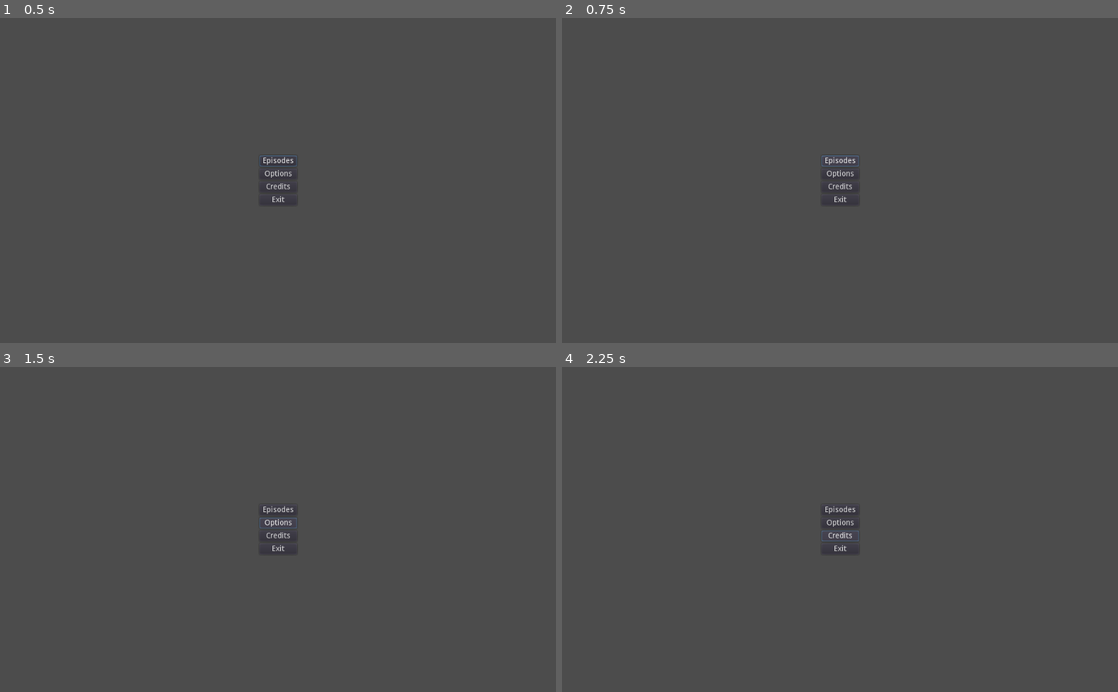
Above: before the commit, frames 1-4 (two rows, left to right).
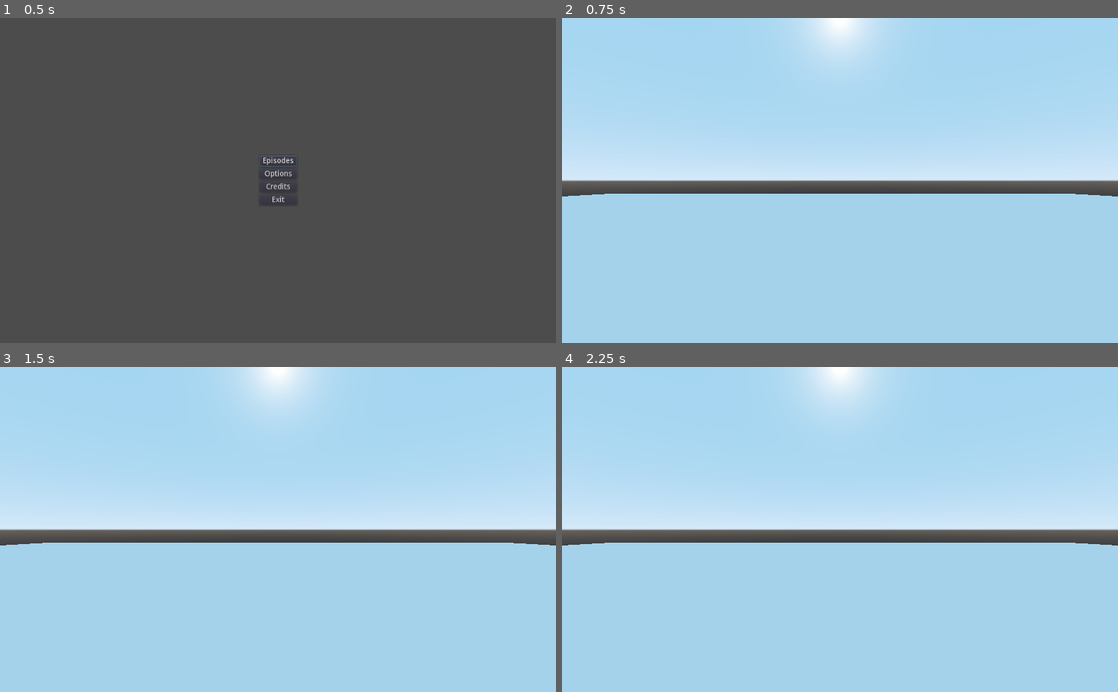
Above: after the commit, the same moments.

Repository: Blue-Bean-Games/Unnamed-Horror-Game
Game: Godot game, scene res://Scenes/Start.tscn
Two runs of this game, one before a commit and one after it. Both use one fixed random seed, a clock stepped at 60 frames per second and the inputs below.
Inputs (mouse positions are in pixels of both pictures, inside the frame that each line leads up to):
- Up to frame 1 (0.5 s): no input
- Up to frame 2 (0.75 s): click "Episodes" at 0.5 s
- Up to frame 3 (1.5 s): click (278, 523) at 1.25 s, where only the run before the commit has a clickable "Options"
- Up to frame 4 (2.25 s): click (840, 536) at 2 s, where only the run before the commit has a clickable "Credits"

Frame 1 is identical in both runs. In frame 2, 96% of the frame differs, in the area x 0-100%, y 0-100%; in frame 3, 96%; in frame 4, 96%.

Commit message:
added basic movement

Diff:
--- /dev/null
+++ b/Scenes/proto-world.tscn
@@ -0,0 +1,32 @@
+[gd_scene load_steps=4 format=2]
+
+[ext_resource path="res://Scripts/player.gd" type="Script" id=1]
+
+[sub_resource type="BoxShape" id=1]
+extents = Vector3( 100, 0.25, 100 )
+
+[sub_resource type="CapsuleShape" id=2]
+height = 4.0
+
+[node name="world" type="Spatial"]
+
+[node name="StaticBody" type="StaticBody" parent="."]
+
+[node name="CSGBox" type="CSGBox" parent="StaticBody"]
+width = 200.0
+height = 0.5
+depth = 200.0
+
+[node name="CollisionShape" type="CollisionShape" parent="StaticBody"]
+shape = SubResource( 1 )
+
+[node name="player" type="KinematicBody" parent="."]
+transform = Transform( 1, 0, 0, 0, 1, 0, 0, 0, 1, 0, 4, 0 )
+script = ExtResource( 1 )
+
+[node name="CollisionShape" type="CollisionShape" parent="player"]
+transform = Transform( 1, 0, 0, 0, -4.37114e-08, 1, 0, -1, -4.37114e-08, 0, 0, 0 )
+shape = SubResource( 2 )
+
+[node name="Camera" type="Camera" parent="player"]
+transform = Transform( 1, 0, 0, 0, 1, 0, 0, 0, 1, 0, 2, 0 )
--- a/Scripts/Start.gd
+++ b/Scripts/Start.gd
@@ -5,6 +5,7 @@
 
 func _on_EpisodesButton_pressed():
 	print("EpisodesButton Pressed!")
+	get_tree().change_scene("res://Scenes/proto-world.tscn")
 
 func _on_OptionsButton_pressed():
 	print("OptionsButton Pressed!")
--- /dev/null
+++ b/Scripts/player.gd
@@ -0,0 +1,44 @@
+extends KinematicBody
+
+var movement_speed = 50
+var mouse_sensitivity = 0.005
+
+func _unhandled_input(event):
+	#mouse rotation
+	if event is InputEventMouseMotion:
+		if Input.get_mouse_mode() == Input.MOUSE_MODE_CAPTURED:
+			rotate_y(-event.relative.x * mouse_sensitivity)
+			$Camera.rotate_x(-event.relative.y * mouse_sensitivity)
+			$Camera.rotation.x = clamp($Camera.rotation.x, -1.2, 1.2)
+
+func get_movement_input():
+	# keyboard movement
+	var movement_direction = Vector3(0, 0, 0)
+
+	if Input.is_action_pressed("move-forwards"):
+		movement_direction -= global_transform.basis.z
+	elif Input.is_action_pressed("move-backwards"):
+		movement_direction += global_transform.basis.z
+
+	if Input.is_action_pressed("move-left"):
+		movement_direction -= global_transform.basis.x
+	elif Input.is_action_pressed("move-right"):
+		movement_direction += global_transform.basis.x
+
+	movement_direction = movement_direction.normalized()
+
+	return movement_direction
+
+func check_keyboard_input():
+	# pause menu
+	if Input.is_action_just_pressed("ui_cancel"):
+		if Input.get_mouse_mode() == Input.MOUSE_MODE_CAPTURED:
+			Input.set_mouse_mode(Input.MOUSE_MODE_VISIBLE)
+		else:
+			Input.set_mouse_mode(Input.MOUSE_MODE_CAPTURED)
+
+func _physics_process(delta):
+	check_keyboard_input()
+	var current_speed = get_movement_input() * movement_speed
+
+	move_and_slide(current_speed)
--- a/project.godot
+++ b/project.godot
@@ -14,6 +14,29 @@
 run/main_scene="res://Scenes/Start.tscn"
 config/icon="res://Assets/icon.png"
 
+[input]
+
+move-forwards={
+"deadzone": 0.5,
+"events": [ Object(InputEventKey,"resource_local_to_scene":false,"resource_name":"","device":0,"alt":false,"shift":false,"control":false,"meta":false,"command":false,"pressed":false,"scancode":90,"physical_scancode":0,"unicode":0,"echo":false,"script":null)
+ ]
+}
+move-backwards={
+"deadzone": 0.5,
+"events": [ Object(InputEventKey,"resource_local_to_scene":false,"resource_name":"","device":0,"alt":false,"shift":false,"control":false,"meta":false,"command":false,"pressed":false,"scancode":83,"physical_scancode":0,"unicode":0,"echo":false,"script":null)
+ ]
+}
+move-left={
+"deadzone": 0.5,
+"events": [ Object(InputEventKey,"resource_local_to_scene":false,"resource_name":"","device":0,"alt":false,"shift":false,"control":false,"meta":false,"command":false,"pressed":false,"scancode":81,"physical_scancode":0,"unicode":0,"echo":false,"script":null)
+ ]
+}
+move-right={
+"deadzone": 0.5,
+"events": [ Object(InputEventKey,"resource_local_to_scene":false,"resource_name":"","device":0,"alt":false,"shift":false,"control":false,"meta":false,"command":false,"pressed":false,"scancode":68,"physical_scancode":0,"unicode":0,"echo":false,"script":null)
+ ]
+}
+
 [physics]
 
 common/enable_pause_aware_picking=true
